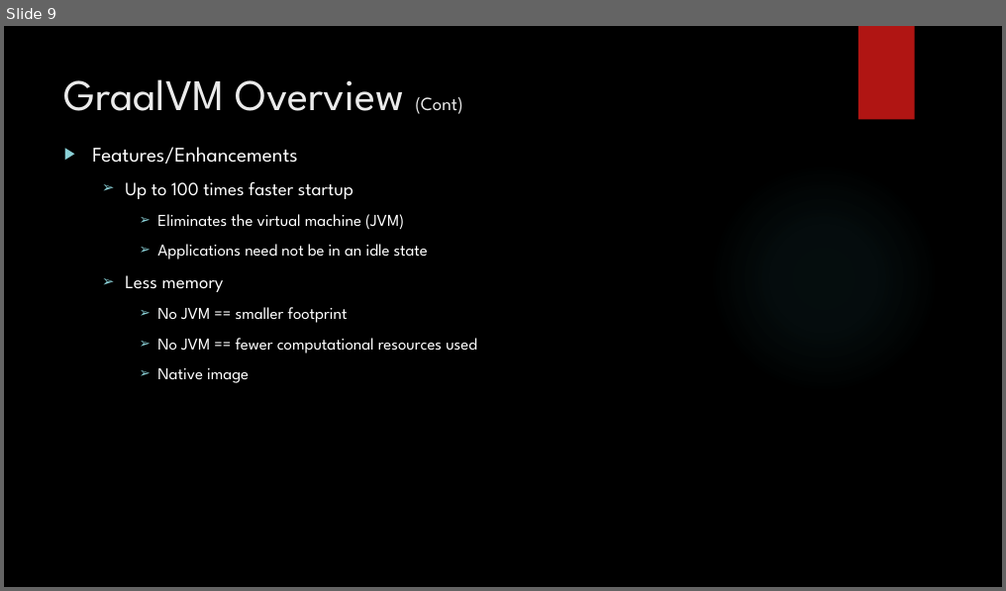
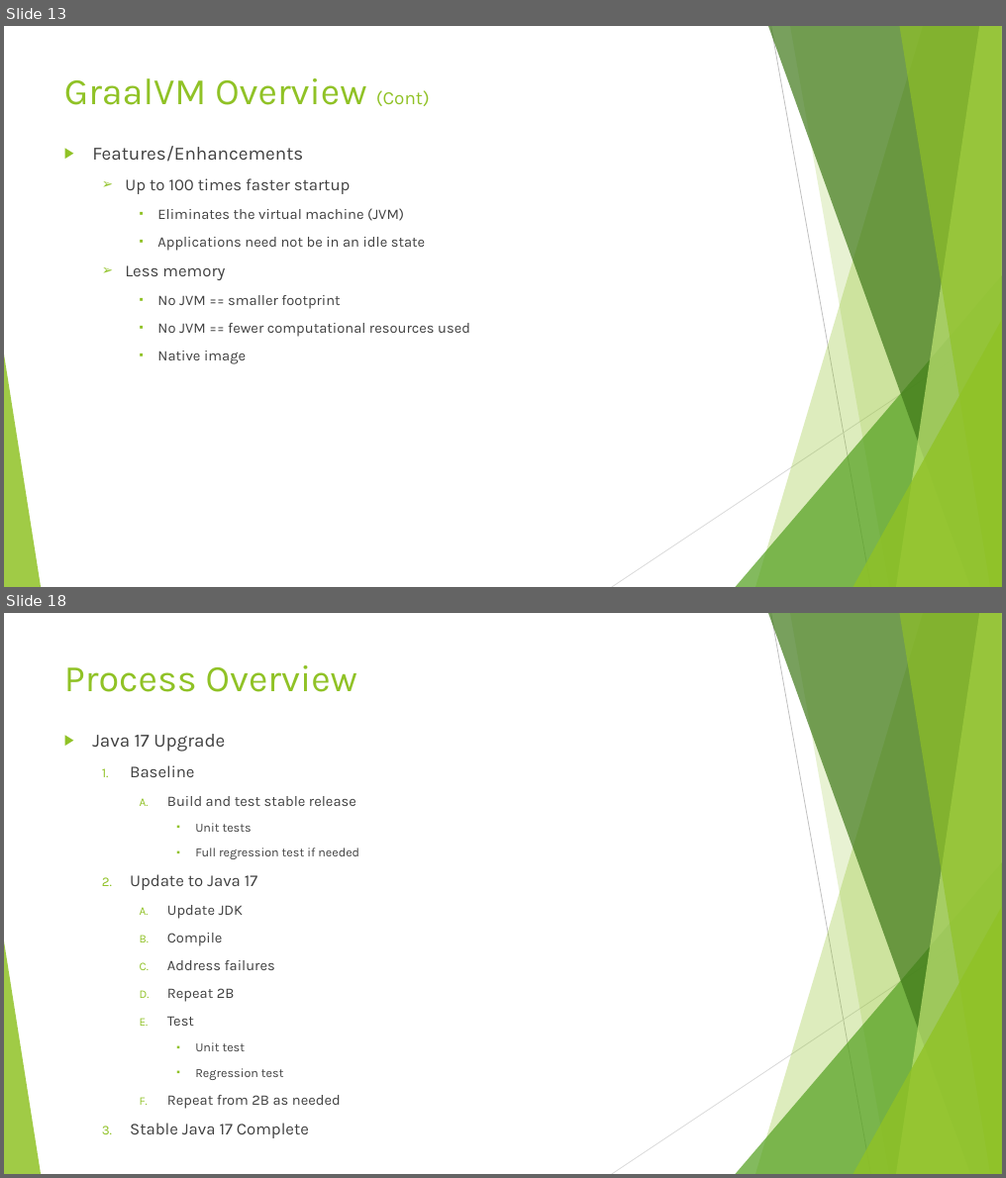
Before and after one commit to Rohan427/Qpid4Graal, a slide deck: doc/reference/GraalVm _Upgrade.pptx. Shown one above the other, each under a label of ours: slide 9 before the commit, slides 13 and 18 after it; the slides between them are not shown. The pictures are 1006x591 and 1006x1178 pixels, drawn with LibreOffice and Linux fonts; fonts in the diff are those of the drawing; background and template pictures are left out. Boxes give left, top, right and bottom in pixels: in the first picture for what was removed or moved away, otherwise in the second. Text is boxed around its words. In the diff, an @@ line names an element or a change of style, - is before the commit and + after.

Commit message:
GraalVM Upgrade PPT v2

```diff
--- a/doc/reference/GraalVm _Upgrade.pptx
+++ b/doc/reference/GraalVm _Upgrade.pptx
@@ slide 18 added at box(4, 613, 1002, 1174), background #FFFFFF; not listed: 10 template elements that a slide beside it also shows @@
@@ title added at box(64, 665, 357, 692), 36 pt, text #90C226 @@
+Process Overview
@@ text added at box(92, 734, 359, 1139), 14 pt, text #404040 @@
+▶ Java 17 Upgrade
+  1. Baseline
+    A. Build and test stable release
+      ▪ Unit tests
+      ▪ Full regression test if needed
+  2. Update to Java 17
+    A. Update JDK
+    B. Compile
+    C. Address failures
+    D. Repeat 2B
+    E. Test
+      ▪ Unit test
+      ▪ Regression test
+    F. Repeat from 2B as needed
+  3. Stable Java 17 Complete
@@ what was slide 9 is now slide 13 @@
@@ slide 13 changed as well @@
@@ background picture (left out) to #FFFFFF @@
@@ rectangle removed at box(858, 26, 915, 120) @@
@@ title "GraalVM Overview (Cont)" at box(64, 78, 430, 106): size 42 to 36 pt in "GraalVM Overview"; font League Spartan to Karla, text colour #EBEBEB to #90C226 @@
@@ text "Features/Enhancements" at box(92, 146, 470, 365): size 20 to 18 pt in "Features/Enhancements"; font League Spartan to Karla, text colour #FFFFFF to #404040; size 18 to 16 pt in "Up to 100 times faster startup", "Less memory"; size 16 to 14 pt in "Eliminates the virtual machine (JVM)", "Applications need not be in an idle ...", "No JVM == smaller footprint", "No JVM == fewer computational resources used" and 1 more places; bullet colour #8AD0D6 to #90C226; bullet ➢ to ▪ @@
@@ ellipse removed at box(709, 163, 939, 393) @@
@@ group added at box(4, 26, 1002, 587): 5 freeform shapes, 3 triangles, 2 lines @@
```
Also in this commit, not shown: 9 other slides changed, 12 other slides added.
